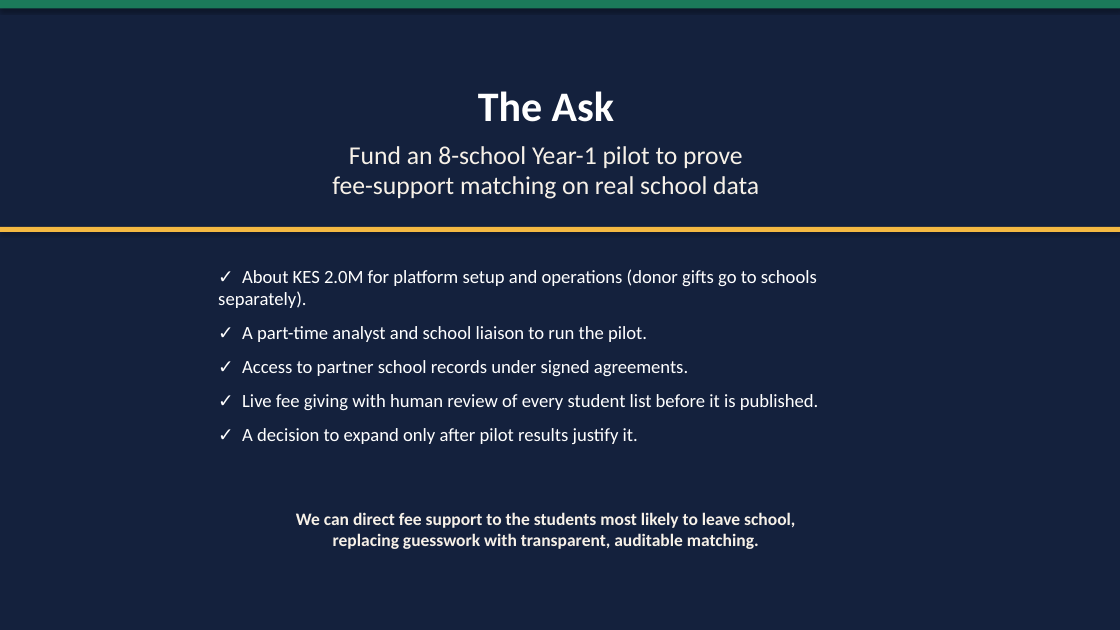
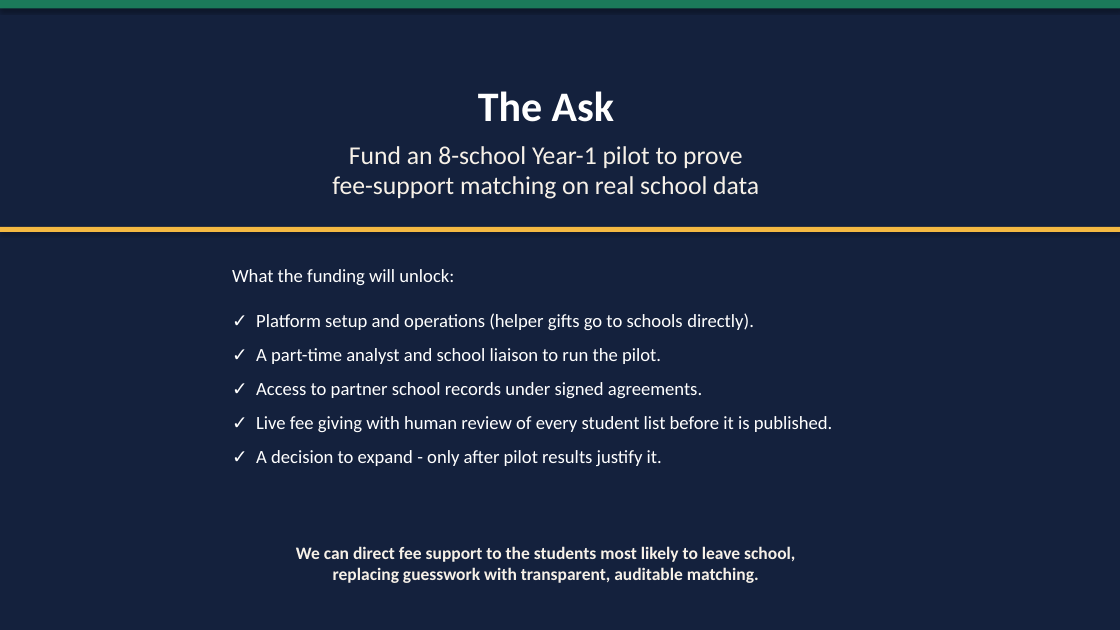
Before and after one commit to Jesyldah/ElimuMatch, a slide deck: slide 9 of ElimuMatch_Executive_Pitch.pptx. Drawn at 1120x630 pixels with LibreOffice and Linux fonts; fonts in the diff are those of the drawing. Boxes give left, top, right and bottom in pixels: in the first picture for what was removed or moved away, otherwise in the second. Text is boxed around its words. In the diff, an @@ line names an element or a change of style, - is before the commit and + after.

```diff
--- a/ElimuMatch_Executive_Pitch.pptx
+++ b/ElimuMatch_Executive_Pitch.pptx
@@ text "What the funding will unlock:": place and size @@
-text "What the funding will unlock:" at box(218, 269, 819, 444)
+text "What the funding will unlock:" at box(232, 269, 833, 466)
@@ text at box(232, 269, 754, 330): text changed @@
-✓ About KES 2.0M for platform setup and operations (donor gifts go to schools separately).
+What the funding will unlock:
+✓ Platform setup and operations (helper gifts go to schools directly).
@@ text at box(256, 450, 662, 466): text changed @@
-✓ A decision to expand only after pilot results justify it.
+✓ A decision to expand - only after pilot results justify it.
@@ text "We can direct fee support ...": place and size @@
-text "We can direct fee support ..." at box(296, 512, 795, 549)
+text "We can direct fee support ..." at box(296, 546, 795, 583)
```
Also in this commit, not shown: 9 other slides changed, 24 other files.
